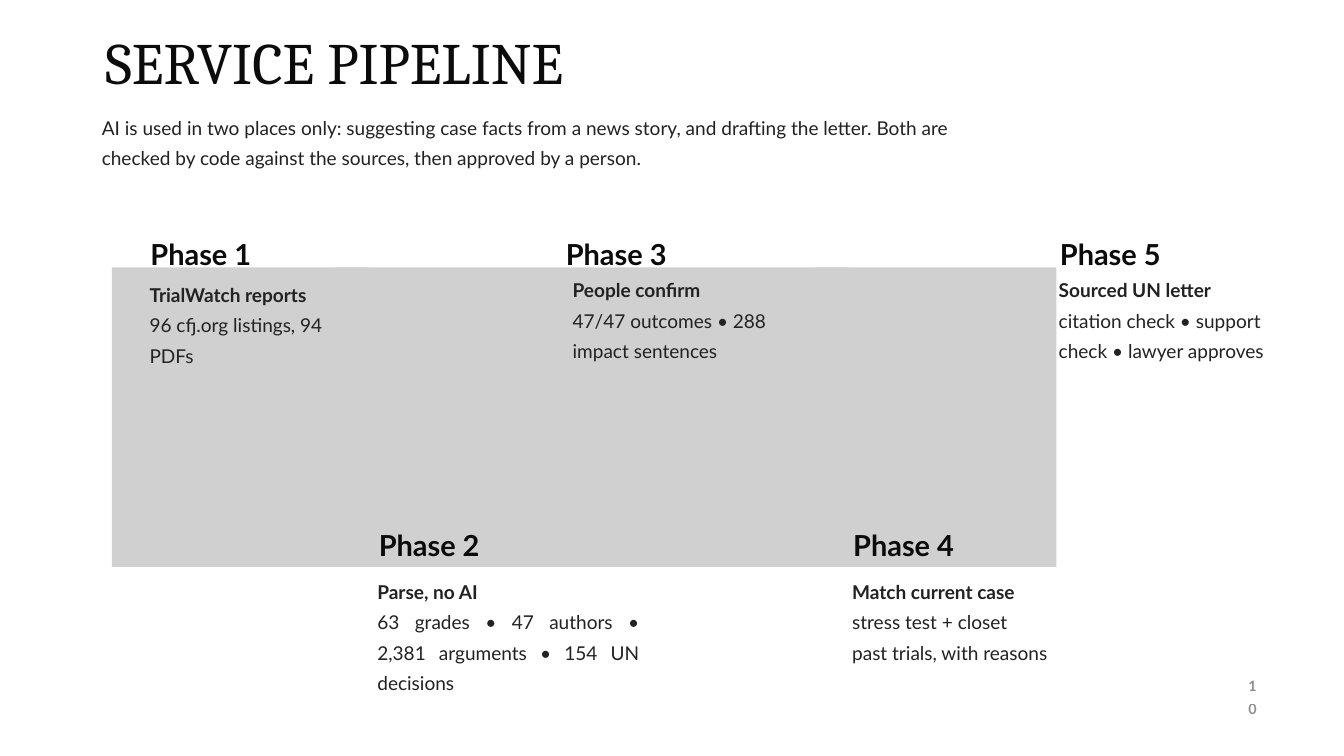
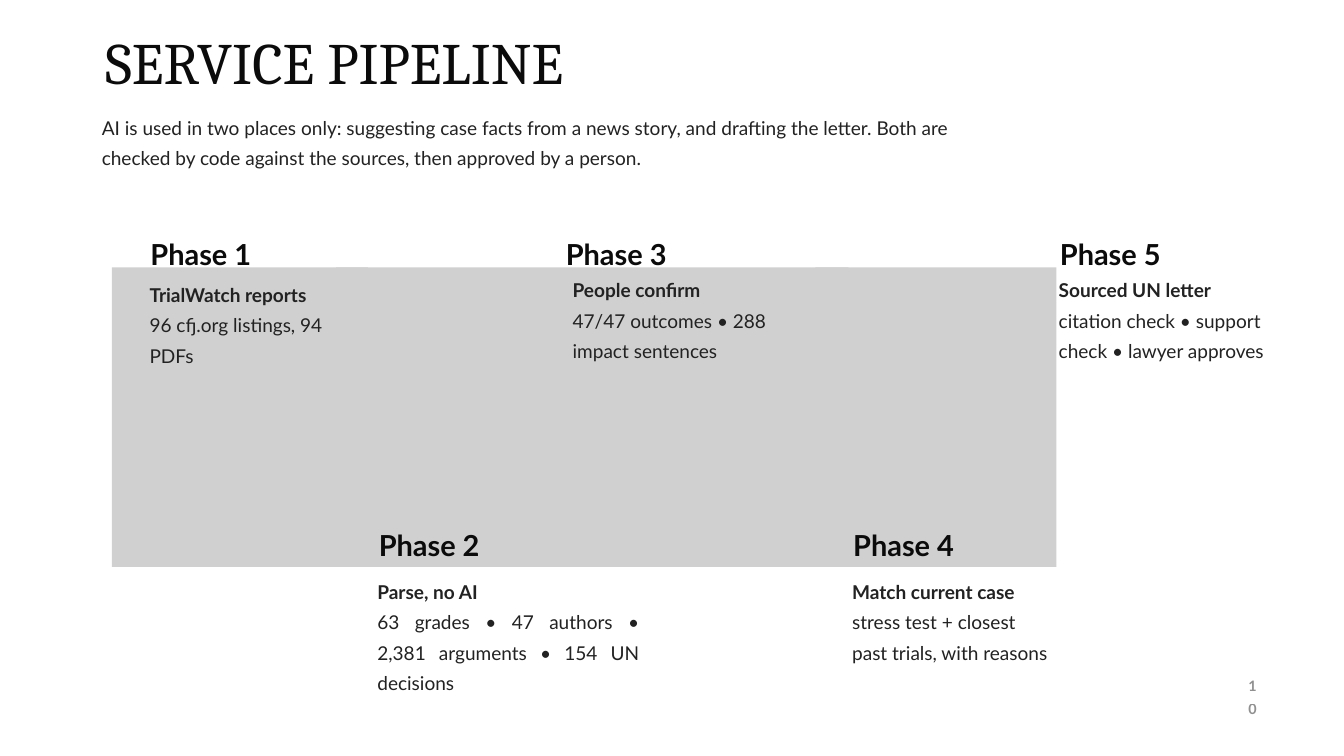
Before and after one commit to valentinasilva8/fairtrial-ai-hackathon, a slide deck: slide 8 of pitch/fairtrial_advocacy_tracker.pptx. Drawn at 1344x756 pixels with LibreOffice and Linux fonts; fonts in the diff are those of the drawing; grey boxes stand for pictures; background and template pictures are left out. Boxes give left, top, right and bottom in pixels: in the first picture for what was removed or moved away, otherwise in the second. Text is boxed around its words. In the diff, an @@ line names an element or a change of style, - is before the commit and + after.

```diff
--- a/pitch/fairtrial_advocacy_tracker.pptx
+++ b/pitch/fairtrial_advocacy_tracker.pptx
@@ text at [852,615,1016,629]: text changed @@
-stress test + closet
+stress test + closest
```
Also in this commit, not shown: 3 other slides changed.
